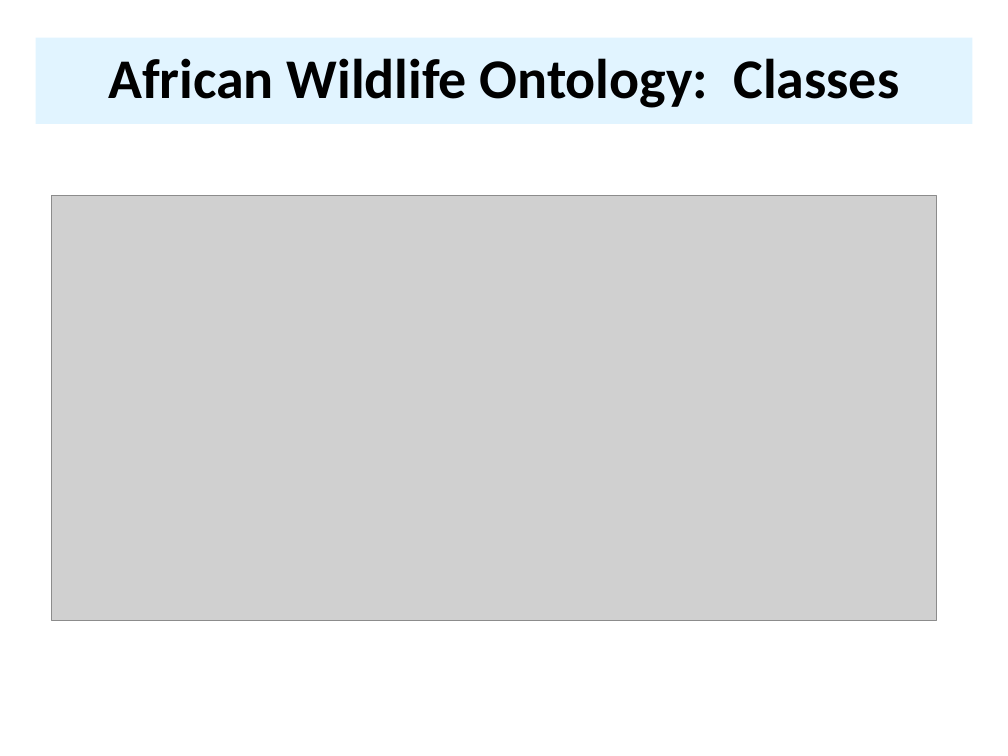
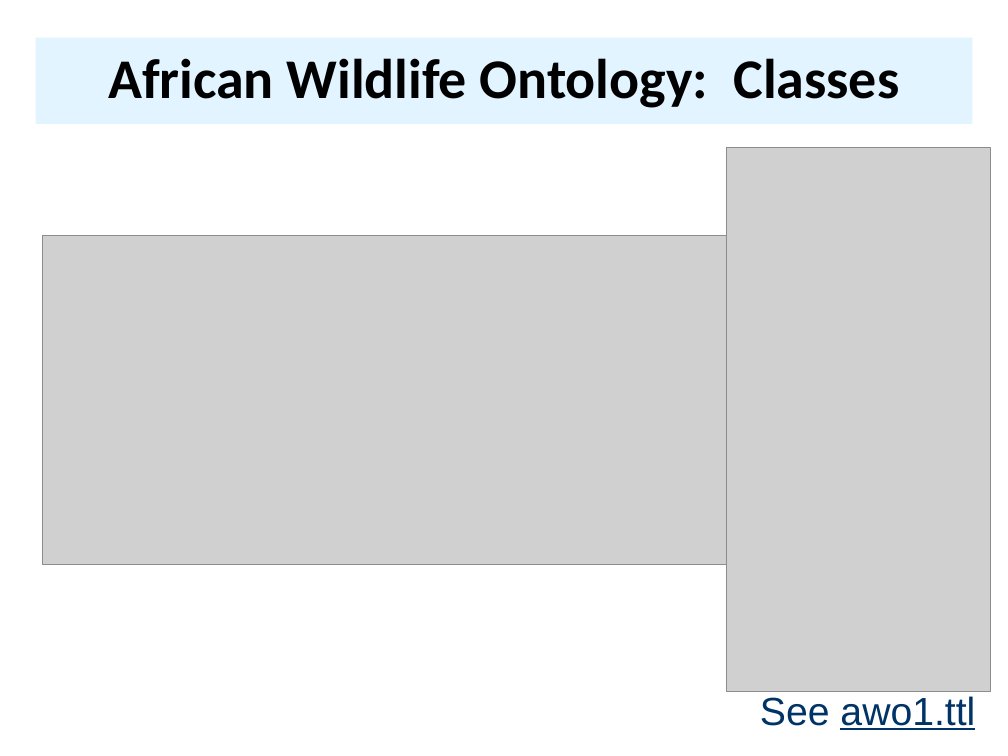
Before and after one commit to UMBC-CMSC-491-691-F19-Knowledge-Graphs/class_material, a slide deck: slide 75 of notes/07_owl/07OWL.pptx (slide 74 before the commit). Drawn at 1008x756 pixels with LibreOffice and Linux fonts; fonts in the diff are those of the drawing; grey boxes stand for pictures. Boxes give left, top, right and bottom in pixels: in the first picture for what was removed or moved away, otherwise in the second. Text is boxed around its words. In the diff, an @@ line names an element or a change of style, - is before the commit and + after.

```diff
--- a/notes/07_owl/07OWL.pptx
+++ b/notes/07_owl/07OWL.pptx
@@ picture added at [726, 148, 990, 691] @@
@@ picture: place and size @@
-picture at [51, 196, 936, 620]
+picture at [42, 235, 728, 563]
@@ text added at [760, 696, 975, 730], 28 pt, text #003366, underline @@
+See awo1.ttl
```
Also in this commit, not shown: 8 other slides changed, 3 slides added, 1 slide removed, 2 other files.
